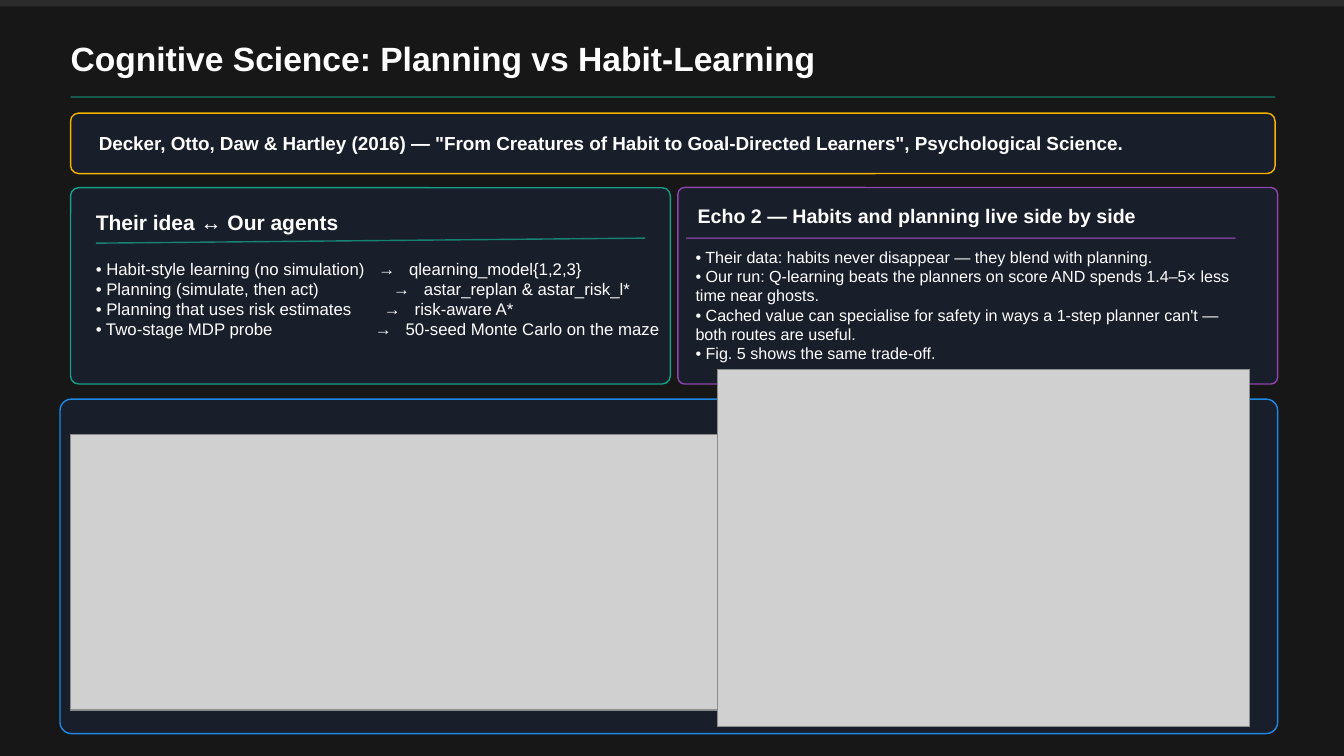
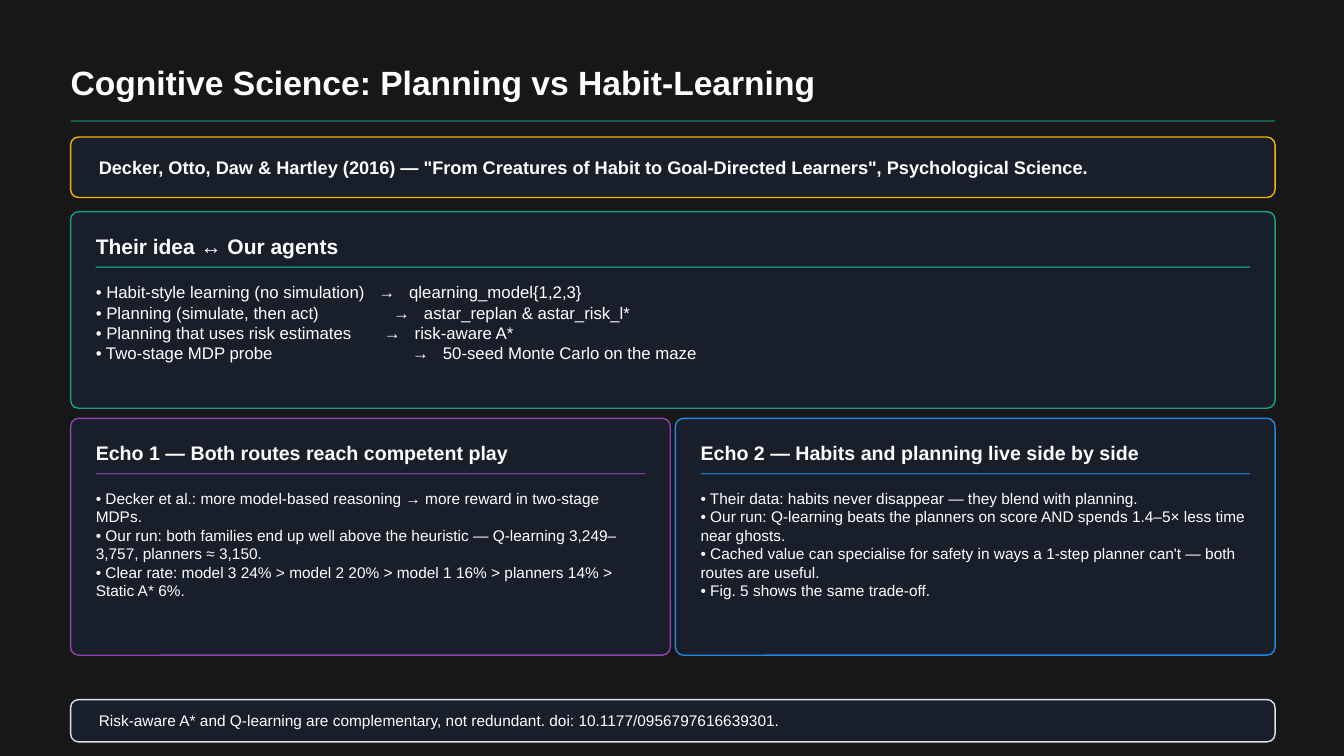
Before and after one commit to RichardFeng000/cs520-project, a slide deck: slide 8 of final_ppt/pacman_rl_final.pptx. Drawn at 1344x756 pixels with LibreOffice and Linux fonts; fonts in the diff are those of the drawing; grey boxes stand for pictures; background and template pictures are left out; a plain dark background stands for a picture behind light text. Boxes give left, top, right and bottom in pixels: in the first picture for what was removed or moved away, otherwise in the second. Text is boxed around its words. In the diff, an @@ line names an element or a change of style, - is before the commit and + after.

Commit message:
Update final presentation

```diff
--- a/final_ppt/pacman_rl_final.pptx
+++ b/final_ppt/pacman_rl_final.pptx
@@ rectangle: place and size @@
-rectangle at [0, 6, 1344, 756]
+rectangle at [0, 0, 1344, 756]
@@ text "Cognitive Science: Planning vs Habit-Learning": place and size @@
-text "Cognitive Science: Planning vs Habit-Learning" at [71, 46, 815, 78]
+text "Cognitive Science: Planning vs Habit-Learning" at [71, 70, 815, 102]
@@ line moved from (71, 97) - (1275, 97) to (71, 121) - (1275, 121) @@
@@ rounded rectangle: place and size @@
-rounded rectangle at [71, 113, 1275, 173]
+rounded rectangle at [71, 137, 1275, 198]
@@ text "Decker, Otto, Daw & Hartley ...": place and size @@
-text "Decker, Otto, Daw & Hartley ..." at [99, 136, 1122, 154]
+text "Decker, Otto, Daw & Hartley ..." at [99, 160, 1088, 178]
@@ text "Decker, Otto, Daw & Hartley ..." at [99, 160, 1088, 178]: size 13.5 to 13 pt @@
@@ rounded rectangle: place and size @@
-rounded rectangle at [71, 188, 670, 384]
+rounded rectangle at [71, 212, 1275, 408]
@@ text "Their idea ↔ Our agents": place and size @@
-text "Their idea ↔ Our agents" at [96, 214, 339, 234]
+text "Their idea ↔ Our agents" at [96, 238, 339, 258]
@@ line removed from (96, 243) to (645, 238) @@
@@ line added from (96, 267) to (1250, 267), #16A085 1 pt @@
@@ text "• Habit-style learning (no simulation) ..." rewrapped from [106, 263, 659, 339] to [106, 286, 696, 363] @@
@@ picture removed at [718, 369, 1250, 727] @@
@@ rounded rectangle: place and size @@
-rounded rectangle at [678, 188, 1277, 384]
+rounded rectangle at [71, 418, 670, 655]
@@ rounded rectangle: place and size @@
-rounded rectangle at [60, 399, 1278, 734]
+rounded rectangle at [676, 418, 1275, 655]
@@ picture removed at [71, 435, 718, 710] @@
@@ text added at [96, 445, 508, 464], 14 pt, text #FFFFFF, bold @@
+Echo 1 — Both routes reach competent play
@@ text "Echo 2 — Habits and ...": place and size @@
-text "Echo 2 — Habits and ..." at [698, 208, 1135, 227]
+text "Echo 2 — Habits and ..." at [701, 445, 1138, 464]
@@ line moved from (687, 238) - (1236, 238) to (96, 474) - (645, 474) @@
@@ line added from (701, 474) to (1250, 474), #1E88E5 1 pt @@
@@ text added at [96, 493, 616, 596], 11 pt, text #FFFFFF @@
+• Decker et al.: more model-based reasoning → more reward in two-stage MDPs.
+• Our run: both families end up well above the heuristic — Q-learning 3,249–3,757, planners ≈ 3,150.
+• Clear rate: model 3 24% > model 2 20% > model 1 16% > planners 14% > Static A* 6%.
@@ text "• Their data: habits never ...": place and size @@
-text "• Their data: habits never ..." at [696, 251, 1230, 363]
+text "• Their data: habits never ..." at [701, 493, 1245, 599]
@@ text "• Their data: habits never ..." at [701, 493, 1245, 599]: size 11.5 to 11 pt @@
@@ rounded rectangle added at [71, 700, 1275, 742], fill #1A2030 at 80% opacity, outline #D9E2EC 1 pt @@
@@ text added at [99, 715, 779, 730], 11 pt, text #FFFFFF @@
+Risk-aware A* and Q-learning are complementary, not redundant. doi: 10.1177/0956797616639301.
```
Also in this commit, not shown: 8 other slides changed.
